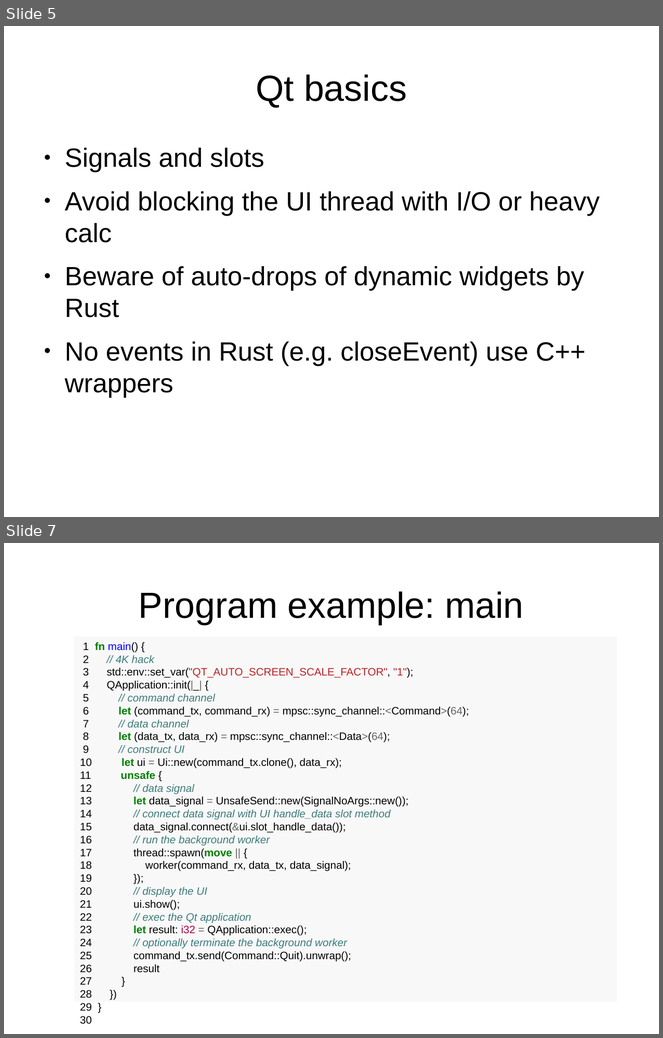
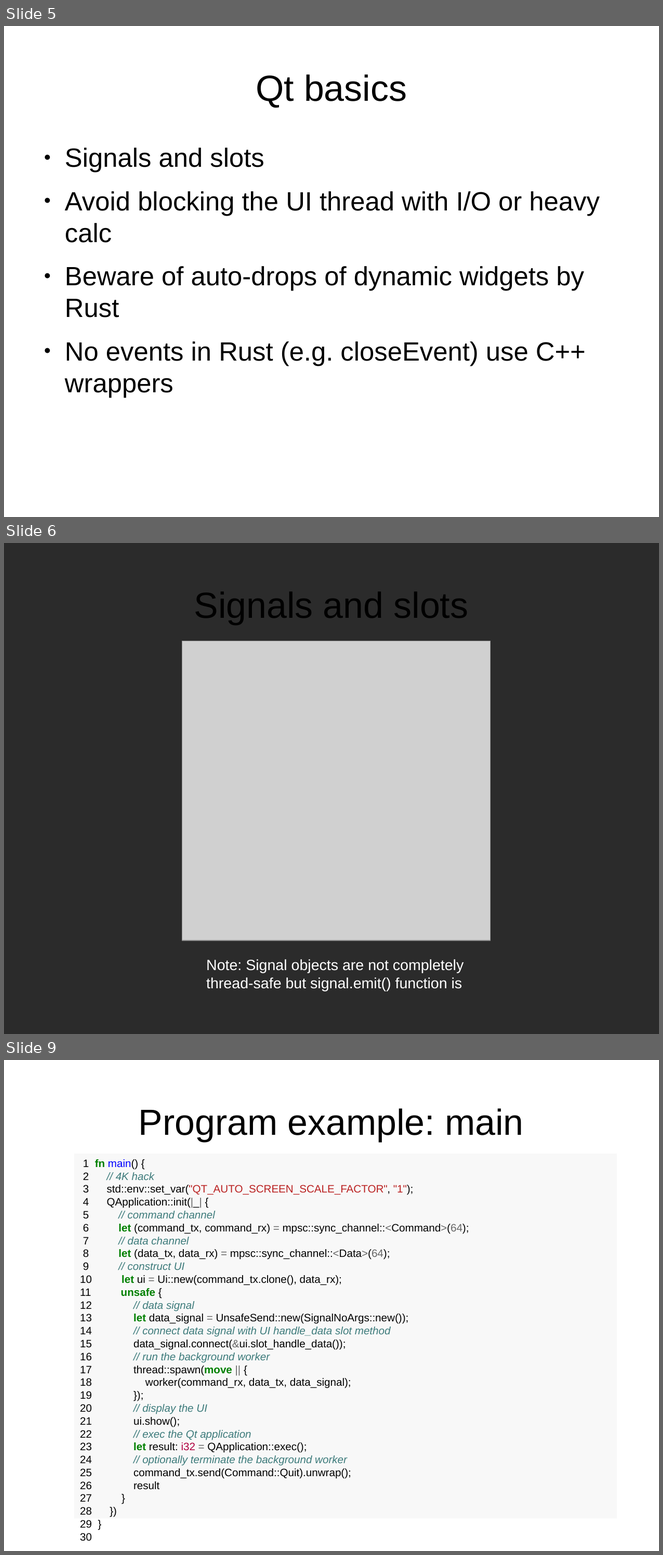
Before and after one commit to divi255/qtx, a slide deck: pres.odp. Shown one above the other, each under a label of ours: slides 5 and 7 before the commit, slides 5, 6 and 9 after it; the slides between them are not shown. The pictures are 663x1038 and 663x1555 pixels, drawn with LibreOffice and Linux fonts; fonts in the diff are those of the drawing; grey boxes stand for pictures; background and template pictures are left out; a plain dark background stands for a picture behind light text. Boxes give left, top, right and bottom in pixels: in the first picture for what was removed or moved away, otherwise in the second. Text is boxed around its words. In the diff, an @@ line names an element or a change of style, - is before the commit and + after.

Commit message:
signals and slots

```diff
--- a/pres.odp
+++ b/pres.odp
@@ slide 6 added at (x1=4, y1=543, x2=659, y2=1034), background picture (left out) @@
@@ text added at (x1=194, y1=592, x2=469, y2=625), 44 pt, text #000000 @@
+Signals and slots
@@ picture added at (x1=182, y1=641, x2=490, y2=941) @@
@@ text added at (x1=206, y1=960, x2=464, y2=991), 18 pt, text #FFFFFF @@
+Note: Signal objects are not completely thread-safe but signal.emit() function is
@@ what was slide 7 is now slide 9 @@
```
Also in this commit, not shown: 2 slides changed, 1 other slide added.
